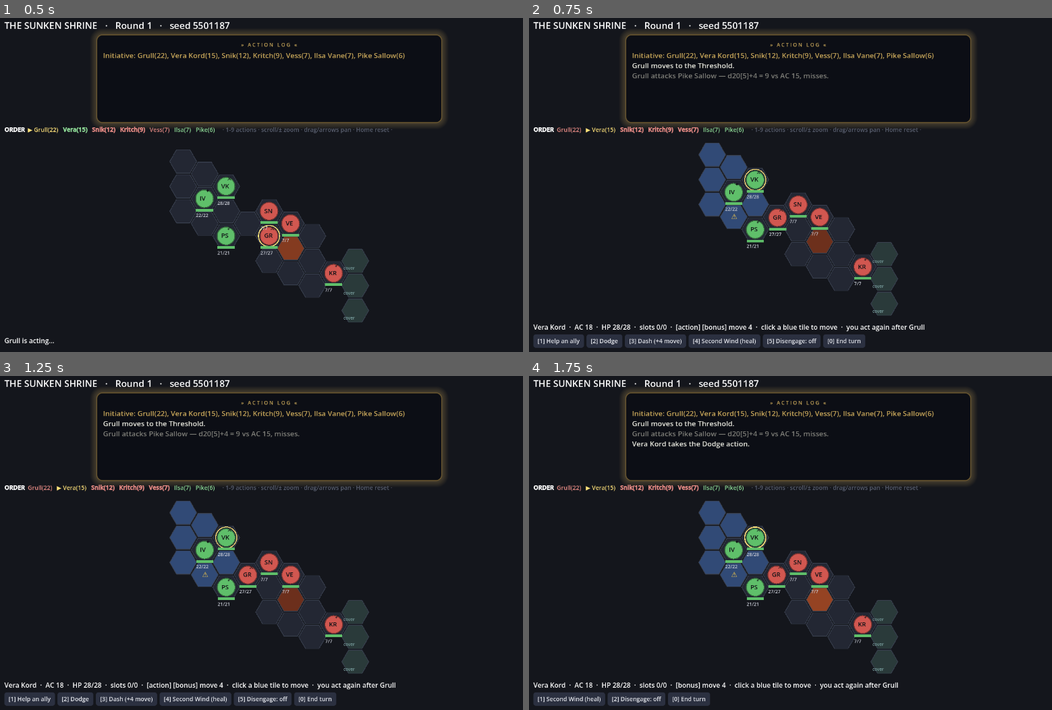
Above: before the commit, frames 1-4 (two rows, left to right).
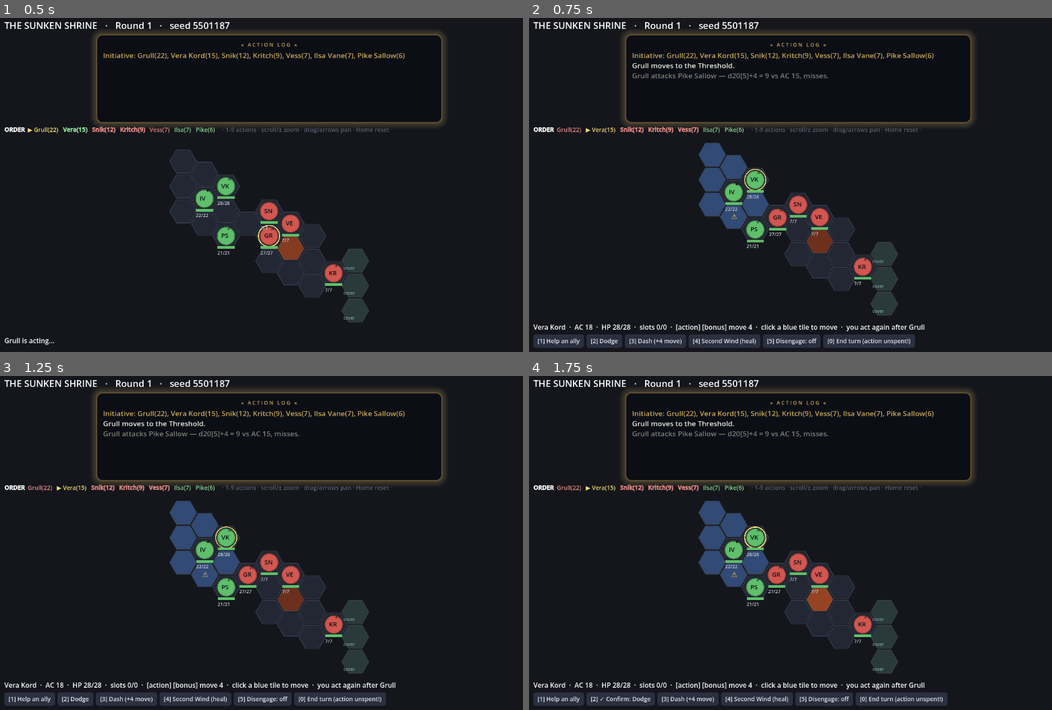
Above: after the commit, the same moments.

Repository: EgecanOzcakar/sorcmerc
Game: Godot game, scene res://scenes/main.tscn
Same seed, same stepped clock (60 frames per second), same inputs: the game is played once before the commit and once after it.
Inputs (mouse positions are in pixels of both pictures, inside the frame that each line leads up to):
- Up to frame 1 (0.5 s): no input
- Up to frame 2 (0.75 s): tap Enter at 0.5 s; drag from (795, 181) to (853, 108) at 0.52 s
- Up to frame 3 (1.25 s): no input
- Up to frame 4 (1.75 s): click "[2] Dodge" at 1.25 s

Frame 1 is identical in both runs. In frame 2, 0.4% of the frame differs, in the area x 63-74%, y 94-99%; in frame 3, 0.4%; in frame 4, 2.7%, in the area x 3-80%, y 19-99%.

Commit message:
U4+U5: pan clamp, zoom-to-cursor, confirm guard
- _layout clamps _pan so the board can't be scrolled fully off-screen.
- Wheel-zoom keeps the hex under the cursor fixed (_zoom_at).
- Dodge / Dash / Second Wind / End-turn-with-action-unspent now take a
  second press to fire (_confirm_opt arms and relabels); Esc or any other
  choice disarms.

Co-Authored-By: Claude Sonnet 5 <noreply@anthropic.com>

Diff:
--- a/scenes/main.gd
+++ b/scenes/main.gd
@@ -23,6 +23,7 @@
 var _mode := "idle"          # idle | cone | target
 var _tgt_kind := ""          # attack | sacred | shove_* | heal | heal2 | help
 var _cone_level := 1
+var _armed := ""             # a confirm-guarded verb waiting for its second press
 var _hover_hex := Vector2i(999, 999)
 var _anim := 1.0             # animation speed multiplier (huge when FAST)
 
@@ -250,7 +251,9 @@
 
 # Verb-level menu. Buttons are numbered [1]..[9]; End turn is [0].
 # Verbs that need a target enter "target" mode — hover a token for its %, click to apply.
-func _build_hero_menu(h) -> void:
+func _build_hero_menu(h, keep_armed := false) -> void:
+	if not keep_armed:
+		_armed = ""
 	_mode = "idle"
 	_tgt_kind = ""
 	var opts: Array = []
@@ -275,12 +278,12 @@
 			opts.append(["Sacred Flame", func(): _enter_target(h, "sacred")])
 		if not live_allies.is_empty() and not foes.is_empty():
 			opts.append(["Help an ally", func(): _enter_target(h, "help")])
-		opts.append(["Dodge", func(): _hero_simple(h, "dodge")])
-		opts.append(["Dash (+%d move)" % h.speed, func(): _hero_simple(h, "dash")])
+		opts.append(_confirm_opt(h, "dodge", "Dodge", func(): _hero_simple(h, "dodge")))
+		opts.append(_confirm_opt(h, "dash", "Dash (+%d move)" % h.speed, func(): _hero_simple(h, "dash")))
 
 	if not cb.bonus_used:
 		if h.second_wind != "" and not h.used_second_wind:
-			opts.append(["Second Wind (heal)", func(): _hero_bonus(h, "sw")])
+			opts.append(_confirm_opt(h, "sw", "Second Wind (heal)", func(): _hero_bonus(h, "sw")))
 		if "healing_word" in h.spells and h.slots1 + h.slots2 > 0:
 			if cb.combatants.any(func(a): return a.team == "party" and a != h and not a.is_dead()):
 				opts.append(["Healing Word", func(): _enter_target(h, "heal")])
@@ -294,9 +297,18 @@
 	if cb.move_left > 0:
 		opts.append(["Disengage: %s" % ("ON" if _disengage else "off"), func(): _toggle_disengage(h)])
 
-	opts.append(["End turn", _end_turn])
+	if not cb.action_used and (not cb.is_over()):
+		opts.append(_confirm_opt(h, "end", "End turn (action unspent!)", _end_turn))
+	else:
+		opts.append(["End turn", _end_turn])
 	_set_buttons(opts)
 	_board.queue_redraw()
+
+# A two-press guard: first press arms and relabels, second press fires.
+func _confirm_opt(h, key: String, label: String, fn: Callable) -> Array:
+	if _armed == key:
+		return ["✓ Confirm: %s" % label, func(): _armed = ""; fn.call()]
+	return [label, func(): _armed = key; _build_hero_menu(h, true)]
 
 func _toggle_disengage(h) -> void:
 	_disengage = not _disengage
@@ -429,6 +441,7 @@
 	_after_hero_action(h)
 
 func _after_hero_action(h) -> void:
+	_armed = ""
 	_flush_log()
 	_refresh()
 	if cb.is_over():
@@ -589,6 +602,13 @@
 	func flash(_hx: Vector2i) -> void:
 		pass  # target flash handled per-token on hp change
 
+	# zoom keeping the hex under `sp` (screen point) roughly fixed
+	func _zoom_at(sp: Vector2, factor: float) -> void:
+		var anchor := Hex.from_pixel(sp - _origin, main.hex_px)
+		main.set_zoom(main._zoom * factor)
+		_layout()
+		main.pan_by(sp - (_origin + Hex.to_pixel(anchor, main.hex_px)))
+
 	func _layout() -> void:
 		var mn := Vector2(1e9, 1e9)
 		var mx := Vector2(-1e9, -1e9)
@@ -596,6 +616,10 @@
 			var p := Hex.to_pixel(hx, main.hex_px)
 			mn = mn.min(p); mx = mx.max(p)
 		var span := mx - mn
+		# keep the board from being panned entirely off-screen
+		var lim := (size + span) * 0.5 - Vector2(90, 60)
+		lim = lim.max(Vector2.ZERO)
+		main._pan = main._pan.clamp(-lim, lim)
 		_origin = (size - span) * 0.5 - mn + main._pan
 
 	func _pix(hx: Vector2i) -> Vector2:
@@ -658,9 +682,9 @@
 				main.board_hex_hovered(hx)
 		elif e is InputEventMouseButton and e.pressed:
 			if e.button_index == MOUSE_BUTTON_WHEEL_UP:
-				main.set_zoom(main._zoom * 1.1)
+				_zoom_at(e.position, 1.1)
 			elif e.button_index == MOUSE_BUTTON_WHEEL_DOWN:
-				main.set_zoom(main._zoom / 1.1)
+				_zoom_at(e.position, 1.0 / 1.1)
 			elif e.button_index == MOUSE_BUTTON_RIGHT:
 				main.board_cancel()
 			elif e.button_index == MOUSE_BUTTON_LEFT:
